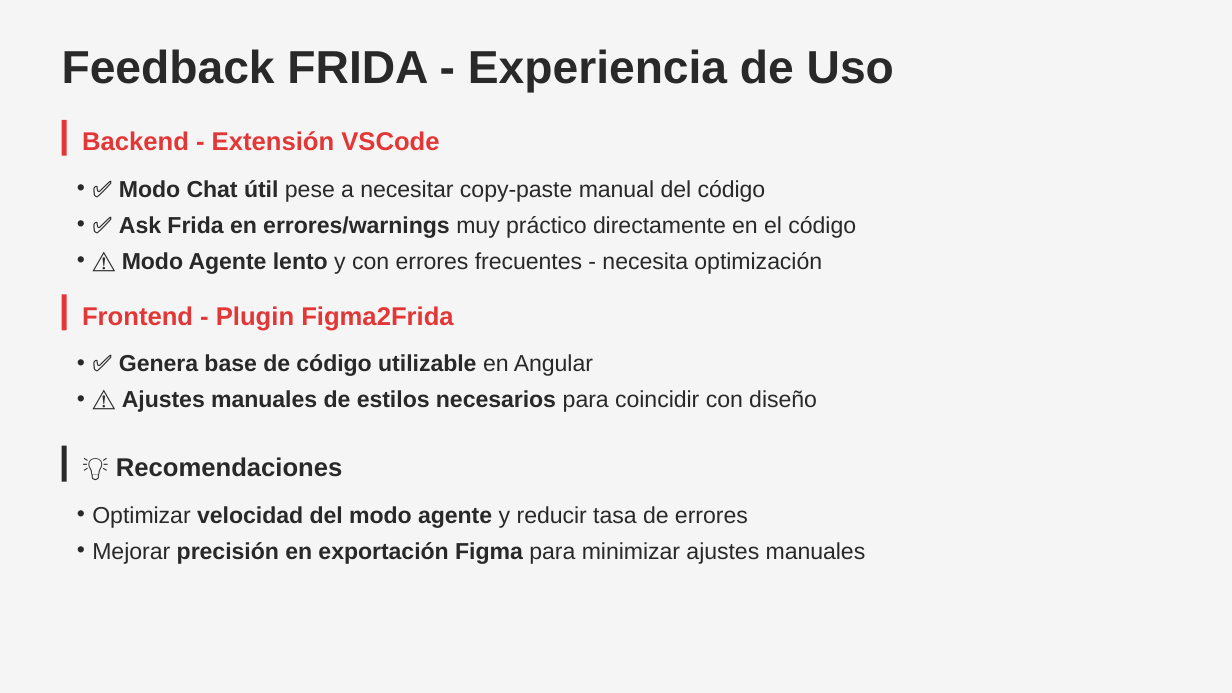
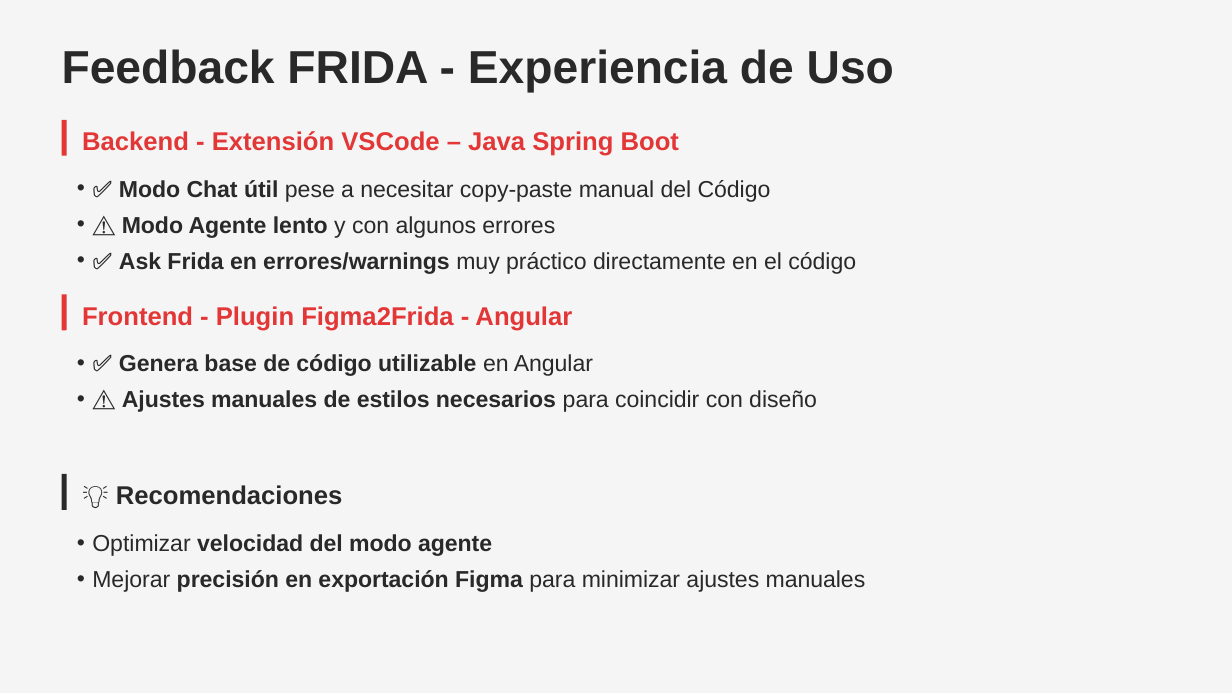
Before and after one commit to luisv-stk/curso-frida-team5, a slide deck: slide 1 of frida-feedback.pptx. Drawn at 1232x693 pixels with LibreOffice and Linux fonts; fonts in the diff are those of the drawing. Boxes give left, top, right and bottom in pixels: in the first picture for what was removed or moved away, otherwise in the second. Text is boxed around its words. In the diff, an @@ line names an element or a change of style, - is before the commit and + after.

Commit message:
wip: change ppt

```diff
--- a/frida-feedback.pptx
+++ b/frida-feedback.pptx
@@ text at bbox=[82, 131, 679, 156]: text changed @@
-Backend - Extensión VSCode
+Backend - Extensión VSCode – Java Spring Boot
@@ text at bbox=[92, 180, 771, 238]: text changed @@
-• ✅ Modo Chat útil pese a necesitar copy-paste manual del código
+• ✅ Modo Chat útil pese a necesitar copy-paste manual del Código
+• ⚠️ Modo Agente lento y con algunos errores
@@ text at bbox=[92, 252, 822, 274]: paragraph removed @@
-• ⚠️ Modo Agente lento y con errores frecuentes - necesita optimización
@@ text at bbox=[82, 306, 572, 331]: text changed @@
-Frontend - Plugin Figma2Frida
+Frontend - Plugin Figma2Frida - Angular
@@ 2 texts, 1 line: place and size @@
-2 texts, 1 line at bbox=[64, 446, 866, 564]
+2 texts, 1 line at bbox=[64, 474, 866, 592]
@@ text at bbox=[92, 534, 492, 556]: text changed; bold on @@
-• Optimizar velocidad del modo agente y reducir tasa de errores
+• Optimizar velocidad del modo agente
```
